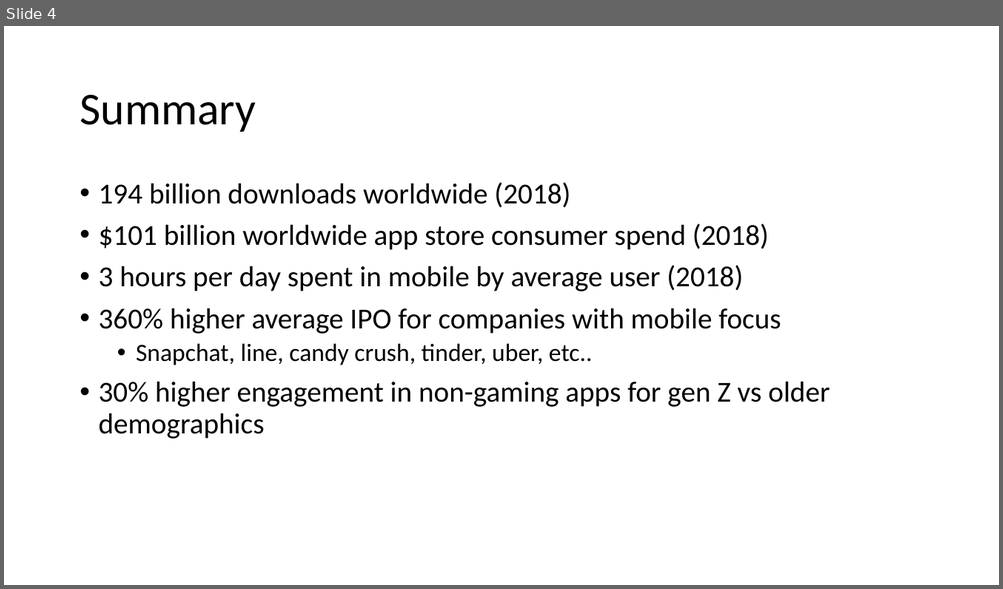
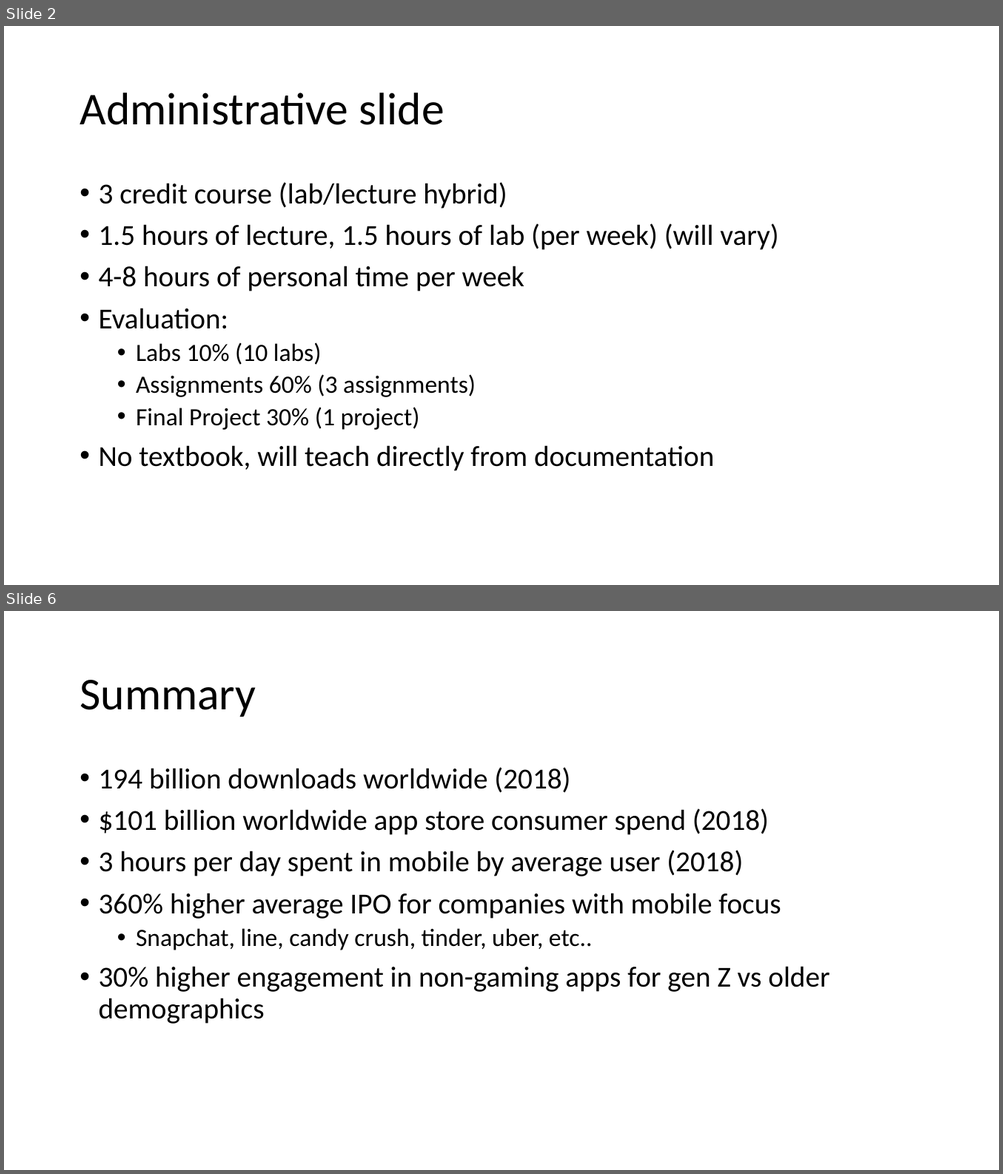
Before and after one commit to russellu/cs230, a slide deck: Lecture_First.pptx. Shown one above the other, each under a label of ours: slide 4 before the commit, slides 2 and 6 after it; the slides between them are not shown. The pictures are 1003x589 and 1003x1174 pixels, drawn with LibreOffice and Linux fonts; fonts in the diff are those of the drawing. Boxes give left, top, right and bottom in pixels: in the first picture for what was removed or moved away, otherwise in the second. Text is boxed around its words. In the diff, an @@ line names an element or a change of style, - is before the commit and + after.

```diff
--- a/Lecture_First.pptx
+++ b/Lecture_First.pptx
@@ slide 2 added at (x1=4, y1=26, x2=999, y2=585), background #FFFFFF @@
@@ title added at (x1=79, y1=93, x2=444, y2=125), 44 pt, text #000000 @@
+Administrative slide
@@ text added at (x1=99, y1=182, x2=778, y2=471), 28 pt, text #000000 @@
+• 3 credit course (lab/lecture hybrid)
+• 1.5 hours of lecture, 1.5 hours of lab (per week) (will vary)
+• 4-8 hours of personal time per week
+• Evaluation:
+  • Labs 10% (10 labs)
+  • Assignments 60% (3 assignments)
+  • Final Project 30% (1 project)
+• No textbook, will teach directly from documentation
@@ what was slide 4 is now slide 6 @@
```
Also in this commit, not shown: 6 slides changed, 2 other slides added, 6 slides removed, 1 other file.
